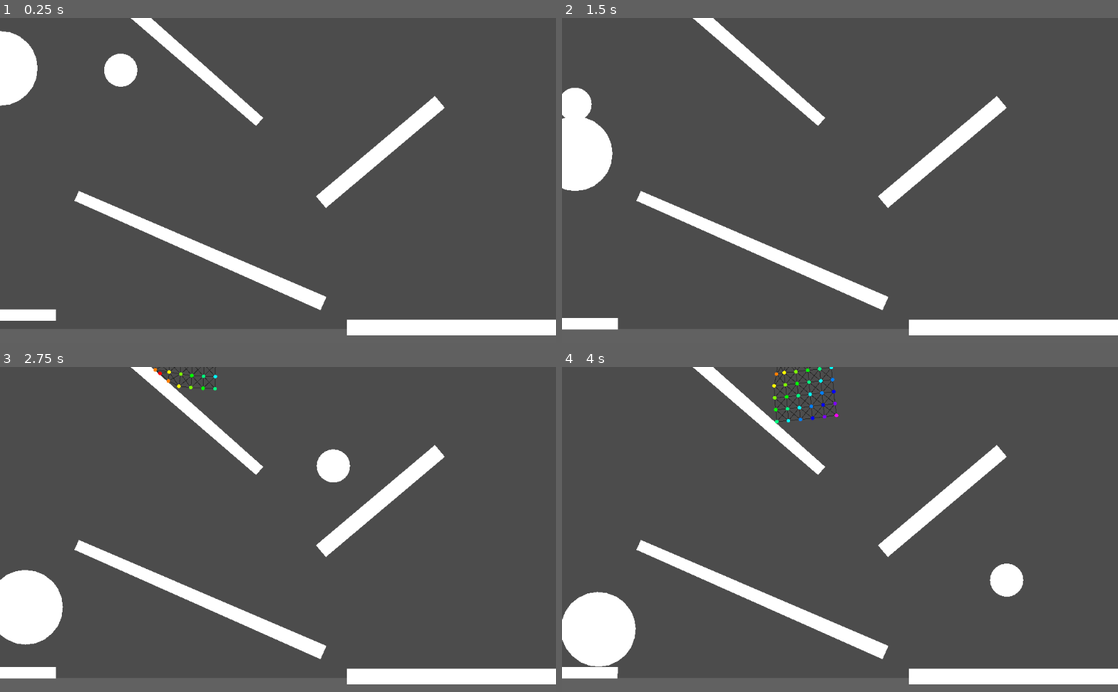
Above: before the commit, frames 1-4 (two rows, left to right).
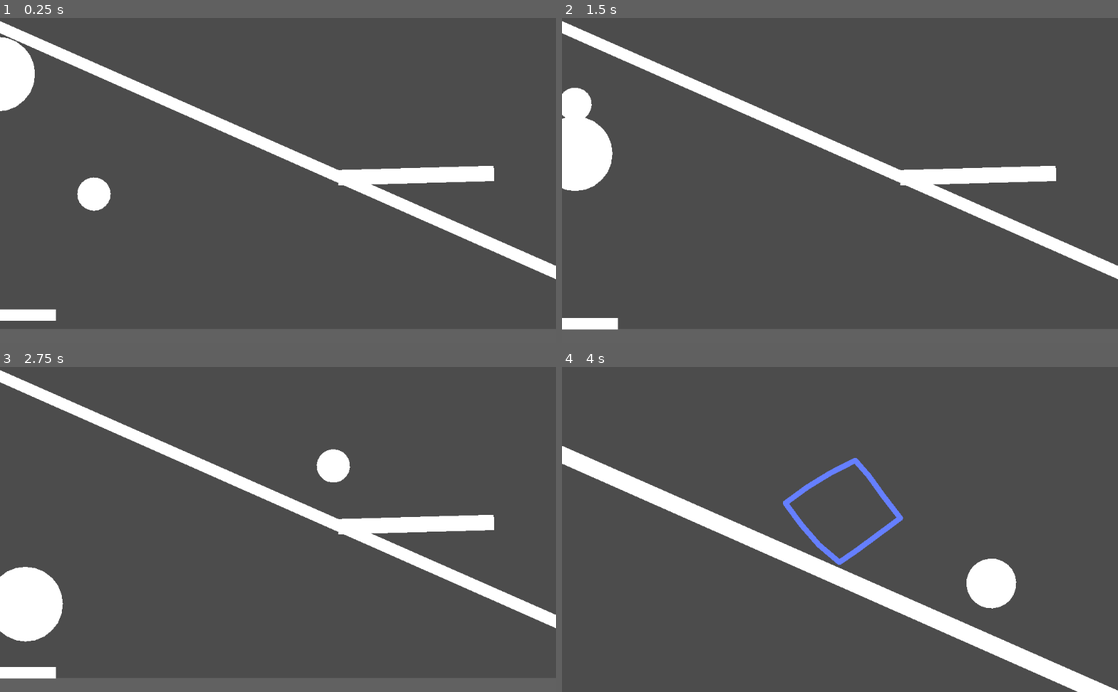
Above: after the commit, the same moments.

Repository: bustedwallstudios/Softbody
Game: Godot game, scene res://2dWorld.tscn
Two runs of this game, one before a commit and one after it. Both use one fixed random seed, a clock stepped at 60 frames per second and the inputs below.
Inputs (mouse positions are in pixels of both pictures, inside the frame that each line leads up to):
- Up to frame 1 (0.25 s): no input
- Up to frame 2 (1.5 s): tap Enter (enterKey, bound only after the commit) at 0.5, 0.6 s; move the mouse to (684, 79) at 0.52 s; hold Right (ui_right) 0.53-1.28 s; tap Keypad Enter (ui_accept) at 0.77, 0.8, 1.07, 1.35 s; move the mouse to (573, 135) at 1.27 s; hold Down (ui_down) from 1.28 s (still down)
- Up to frame 3 (2.75 s): tap Keypad Enter (ui_accept) at 1.52, 1.82, 2.3 s; tap Enter (enterKey, bound only after the commit) at 1.55, 2.1 s; move the mouse to (333, 458) at 2.02 s; release Down (ui_down) at 2.03 s; hold Right (ui_right) from 2.03 s (still down)
- Up to frame 4 (4 s): move the mouse to (812, 594) at 2.77 s; tap Enter (enterKey, bound only after the commit) at 2.85 s; tap Keypad Enter (ui_accept) at 3.02, 3.32, 3.6, 3.77 s; move the mouse to (1006, 578) at 3.52 s; release Right (ui_right) at 3.53 s; hold Left (ui_left) from 3.53 s (still down)

The runs differ from the first frame. In frame 1, 12% of the frame differs, in the area x 0-100%, y 0-98%; in frame 2, 11%; in frame 3, 12%; in frame 4, 16%, in the area x 0-100%, y 0-100%.

Commit message:
fooling around, among other stuff perhaps

Diff:
--- a/2dWorld.tscn
+++ b/2dWorld.tscn
@@ -1,5 +1,6 @@
-[gd_scene load_steps=11 format=2]
+[gd_scene load_steps=12 format=2]
 
+[ext_resource path="res://MiscScripts/World.gd" type="Script" id=1]
 [ext_resource path="res://MiscScripts/Draggable2.gd" type="Script" id=2]
 [ext_resource path="res://MiscScripts/Draggable.gd" type="Script" id=3]
 [ext_resource path="res://MiscScripts/Rotate.gd" type="Script" id=4]
@@ -24,8 +25,9 @@
 radius = 206.526
 
 [node name="World" type="Node2D"]
+script = ExtResource( 1 )
 
-[node name="Camera" type="Camera2D" parent="."]
+[node name="WorldCamera" type="Camera2D" parent="."]
 position = Vector2( -4, -272 )
 current = true
 zoom = Vector2( 3, 3 )
@@ -49,7 +51,7 @@
 polygon = PoolVector2Array( -5.95, -0.225, 5.95, -0.225, 5.95, 1.075, -5.95, 1.075 )
 
 [node name="RotatingBeam" type="StaticBody2D" parent="World"]
-position = Vector2( 924, 565 )
+position = Vector2( 2875, 578 )
 scale = Vector2( 1, 5 )
 __meta__ = {
 "_edit_group_": true
@@ -63,8 +65,8 @@
 polygon = PoolVector2Array( -546, 3.99805, -546, -13.002, 659, -12.9976, 659, 4.00244 )
 
 [node name="RotatingBeam4" type="StaticBody2D" parent="World"]
-position = Vector2( 578, -473 )
-rotation = -3.84321
+position = Vector2( 799, -323 )
+rotation = -3.16952
 scale = Vector2( 0.714, 5 )
 __meta__ = {
 "_edit_group_": true
@@ -78,8 +80,8 @@
 polygon = PoolVector2Array( -546, 3.99805, -546, -13.002, 659, -12.9976, 659, 4.00244 )
 
 [node name="RotatingBeam2" type="StaticBody2D" parent="World"]
-position = Vector2( -615, -1031 )
-rotation = 0.726057
+position = Vector2( 4503, 850 )
+rotation = 1.72089
 scale = Vector2( 1.016, 3.251 )
 script = ExtResource( 4 )
 __meta__ = {
@@ -97,9 +99,9 @@
 polygon = PoolVector2Array( -27.2157, -0.289926, 32.9624, -0.241419, 32.9287, 0.677203, -27.2257, 0.947976 )
 
 [node name="RotatingBeam3" type="StaticBody2D" parent="World"]
-position = Vector2( -366, 131 )
+position = Vector2( 3389, 1049 )
 rotation = -2.72446
-scale = Vector2( 1.237, 3.251 )
+scale = Vector2( 10, 3.251 )
 script = ExtResource( 4 )
 __meta__ = {
 "_edit_group_": true
@@ -136,7 +138,7 @@
 polygon = PoolVector2Array( -16.9075, -0.197987, 20.0952, -0.13546, 20.0282, 3.01541, -16.674, 2.99974 )
 
 [node name="Ball" type="RigidBody2D" parent="World"]
-position = Vector2( -873, -897 )
+position = Vector2( -1021, -211 )
 collision_layer = 3
 collision_mask = 3
 input_pickable = true
@@ -182,15 +184,16 @@
 polygon = PoolVector2Array( -4.45, 1.625, -4.6, 0.425001, -4.45, -0.775, -4, -1.875, -3.25, -2.825, -2.3, -3.575, -1.2, …(247 unchanged characters)…
 
 [node name="SquishyBody" parent="." instance=ExtResource( 5 )]
-position = Vector2( -684, -1729 )
+position = Vector2( -2050, -1802 )
 rotation = -1.5708
-pointsVert = 6
+pointsHoriz = 4
+pointsVert = 4
 sizeInPx = 400
 stiffness = 15.0
 plasticity = 0.1
-memory = 0.43
-showPoints = true
-showOutline = false
+memory = 0.247
+gravity = Vector2( 0, 6 )
+showLines = false
 
 [connection signal="input_event" from="World/Ball" to="World/Ball" method="inputEvent"]
 [connection signal="input_event" from="World/BigBall" to="World/BigBall" method="inputEvent"]
--- /dev/null
+++ b/MiscScripts/World.gd
@@ -0,0 +1,12 @@
+extends Node2D
+
+var currentCamera:int = 1
+
+func _process(delta):
+	if Input.is_action_just_pressed("enterKey"):
+		currentCamera += 1
+
+	if currentCamera % 2 == 0:
+		$SquishyBody.enableThisCamera()
+	elif currentCamera % 2 == 1:
+		$WorldCamera.current = true
--- a/Objects/SquishyBody.gd
+++ b/Objects/SquishyBody.gd
@@ -8,8 +8,8 @@
 export (PackedScene) var PhysicsSpring
 
 # The amount of balls sideways and vertically
-export (int, 1, 100) var pointsHoriz  = 6
-export (int, 1, 100) var pointsVert = 10
+export (int, 1, 100) var pointsHoriz = 6
+export (int, 1, 100) var pointsVert  = 10
 
 export (int) var sizeInPx = 300
 
@@ -61,12 +61,16 @@
 
 # warning-ignore:unused_argument
 func _physics_process(delta):
+	# The position of the point closest to the center of the squishyBody.
+	var centerPointPos = get_node(bodyPoints[int(pointsHoriz/2)][int(pointsVert/2)]).position
+	# Put the camera at the correct position.
+	$SquishyBodyCamera.position = centerPointPos
+
 	if showPolygon:
 		$Shape.polygon = getOutlineArray()
 
 	if showOutline:
 		$Outline.points = getOutlineArray()
-
 
 # Create the correct amount of rigidbodies for all the points,
 # and put them in the correct positions
@@ -196,3 +200,6 @@
 
 func markerColor(node:RigidBody2D):
 	return node.get_node("Marker").color
+
+func enableThisCamera():
+	$SquishyBodyCamera.current = true
--- a/Objects/SquishyBody.tscn
+++ b/Objects/SquishyBody.tscn
@@ -20,3 +20,6 @@
 joint_mode = 2
 begin_cap_mode = 2
 end_cap_mode = 2
+
+[node name="SquishyBodyCamera" type="Camera2D" parent="."]
+zoom = Vector2( 2, 2 )
--- a/project.godot
+++ b/project.godot
@@ -18,6 +18,21 @@
 
 settings/fps/force_fps=60
 
+[input]
+
+ui_accept={
+"deadzone": 0.5,
+"events": [ Object(InputEventKey,"resource_local_to_scene":false,"resource_name":"","device":0,"alt":false,"shift":false,"control":false,"meta":false,"command":false,"pressed":false,"scancode":16777222,"physical_scancode":0,"unicode":0,"echo":false,"script":null)
+, Object(InputEventKey,"resource_local_to_scene":false,"resource_name":"","device":0,"alt":false,"shift":false,"control":false,"meta":false,"command":false,"pressed":false,"scancode":32,"physical_scancode":0,"unicode":0,"echo":false,"script":null)
+, Object(InputEventJoypadButton,"resource_local_to_scene":false,"resource_name":"","device":0,"button_index":0,"pressure":0.0,"pressed":false,"script":null)
+ ]
+}
+enterKey={
+"deadzone": 0.5,
+"events": [ Object(InputEventKey,"resource_local_to_scene":false,"resource_name":"","device":0,"alt":false,"shift":false,"control":false,"meta":false,"command":false,"pressed":false,"scancode":16777221,"physical_scancode":0,"unicode":0,"echo":false,"script":null)
+ ]
+}
+
 [physics]
 
 common/enable_pause_aware_picking=true
